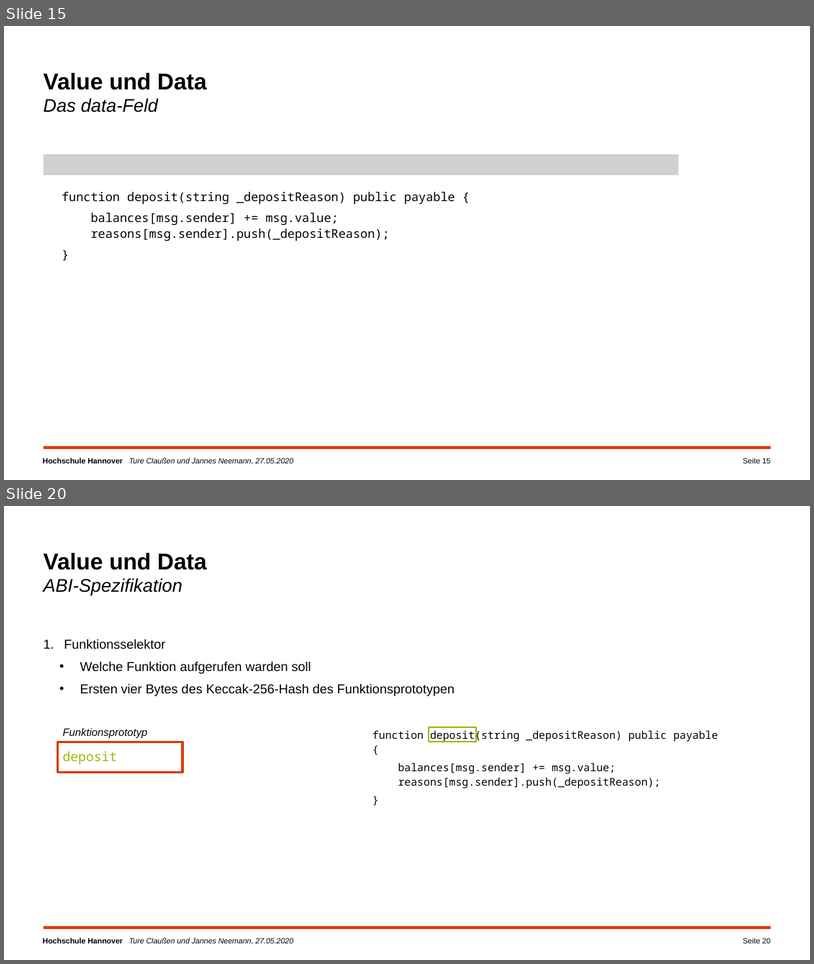
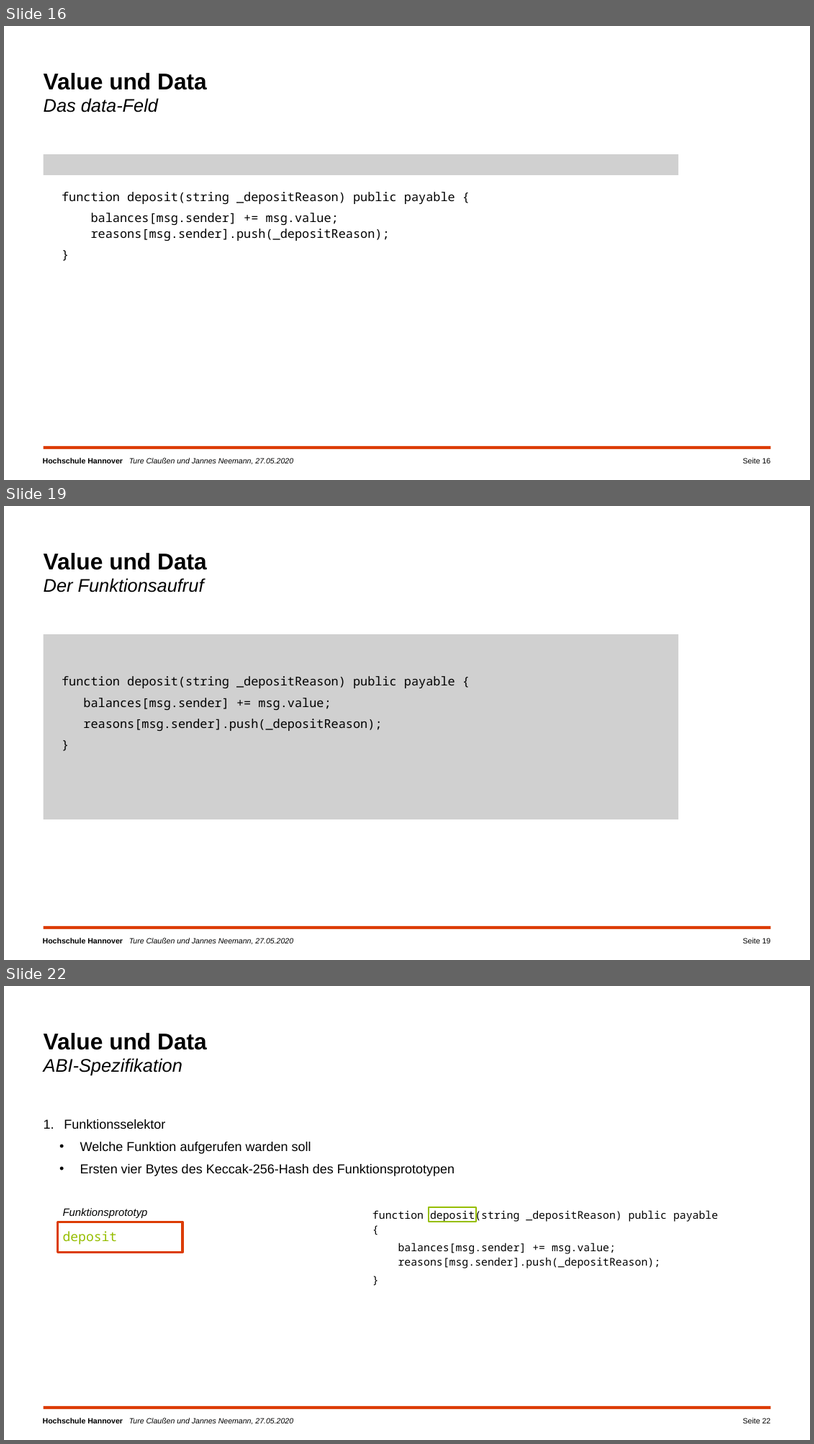
Before and after one commit to campfireman/SEM-ethereum-transactions, a slide deck: Ethereum_Präsentation_Jannes/Ethereum-Transaktionen.pptx. Shown one above the other, each under a label of ours: slides 15 and 20 before the commit, slides 16, 19 and 22 after it; the slides between them are not shown. The pictures are 814x964 and 814x1444 pixels, drawn with LibreOffice and Linux fonts; fonts in the diff are those of the drawing; grey boxes stand for pictures; background and template pictures are left out. Boxes give left, top, right and bottom in pixels: in the first picture for what was removed or moved away, otherwise in the second. Text is boxed around its words. In the diff, an @@ line names an element or a change of style, - is before the commit and + after.

```diff
--- a/Ethereum_Präsentation_Jannes/Ethereum-Transaktionen.pptx
+++ b/Ethereum_Präsentation_Jannes/Ethereum-Transaktionen.pptx
@@ slide 19 added at [4, 506, 810, 960], background #FFFFFF; not listed: 2 template elements that a slide beside it also shows @@
@@ text added at [44, 553, 207, 592], 24 pt, text #000000, italic @@
+Value und Data
+Der Funktionsaufruf
@@ picture added at [44, 634, 679, 819] @@
@@ text added at [62, 676, 455, 731], 16 pt, text #000000 @@
+function deposit(string _depositReason) public payable {
+balances[msg.sender] += msg.value;
+reasons[msg.sender].push(_depositReason);
+}
@@ page number added at [743, 937, 772, 943], 10 pt, text #000000 @@
+Seite 19
@@ what was slide 15 is now slide 16 @@
@@ page number at [743, 457, 772, 463]: text changed @@
-Seite 15
+Seite 16
@@ what was slide 20 is now slide 22 @@
@@ page number at [743, 1417, 772, 1423]: text changed @@
-Seite 20
+Seite 22
```
Also in this commit, not shown: 11 slides changed, 1 other slide added, 1 other file.
